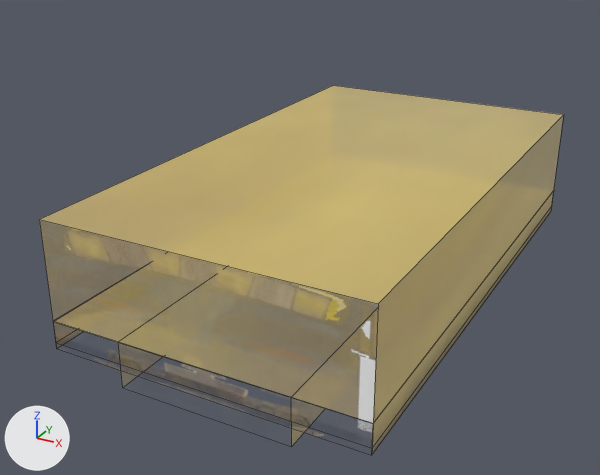
An edit to the FBX model Assets/Geometry/Level_01/Monolitos/Monolito_04_Movil.fbx, drawn before and after from the same camera.
One viewpoint serves both versions: a 50 mm lens placed at (0.0332, -0.044, -0.0397), pointed at (-0.0031, 0.022, -0.0727). Arrows for +X, +Y and +Z are at lower left; the lights stay in place. Both versions are drawn at frame 101 of the action 'Take 001'; the numbers are the values there. Mesh edges are drawn as thin lines.

The scene before the commit, as lines of its bpy script (objects in view):
```python
me_mesh = bpy.data.meshes.new('Mesh')
me_mesh.from_pydata(...)  # 28 vertices, 17 faces; spans x -1.48..1.48, y -7.88..-6.51, z -5.23..0.0
me_mesh.materials.append(mat_lambert5)
ob_columna_movil_01 = bpy.data.objects.new('Columna_Movil_01', me_mesh)
ob_columna_movil_01.location = (0.0, 0.0, 0.0)
ob_columna_movil_01.rotation_euler = (1.571, 0.0, 0.0)  # degrees (90, 0, 0)
ob_columna_movil_01.scale = (0.01, 0.01, 0.01)
```
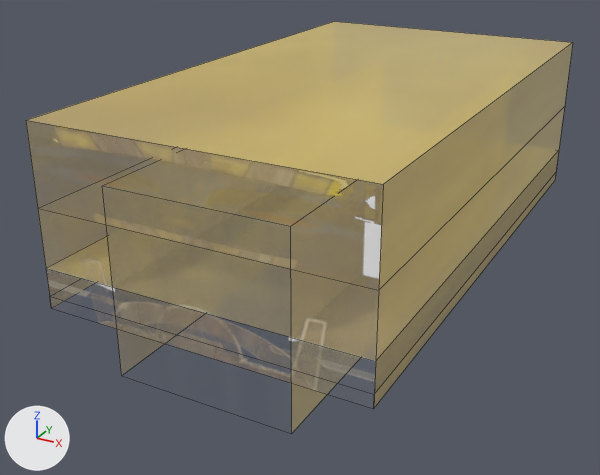
Diff of the bpy script that builds the scene:
```diff
--- a/Assets/Geometry/Level_01/Monolitos/Monolito_04_Movil.fbx.py
+++ b/Assets/Geometry/Level_01/Monolitos/Monolito_04_Movil.fbx.py
@@ me_mesh @@
 # used by ob_columna_movil_01; location = (0.0, 0.0, 0.0); rotation_euler = (1.571, 0.0, 0.0), in degrees (90, 0, 0); scale = (0.01, 0.01, 0.01)
-me_mesh.from_pydata(...)  # 28 vertices, 17 faces; spans x -1.48..1.48, y -7.88..-6.51, z -5.23..0.0
+me_mesh.from_pydata(...)  # 28 vertices, 17 faces; spans x -1.48..1.48, y -7.76..-5.69, z -5.23..0.0
+# me_mesh part 1: the loose piece of 8 vertices spanning x -0.77..0.83, y -7.88..-7.44, z -5.23..0.0 is scaled about its middle by (1, 3.79, 1), then moved by (0.0, 0.73, 0.0)
+# me_mesh part 2: 1 of the vertices in x -1.48, y -7.44, z 0.0 are moved by (0.0, 0.24, 0.0)
+# me_mesh part 3: 1 of the vertices in x 1.48, y -7.44, z 0.0 are moved by (0.0, 0.24, 0.0)
+# me_mesh part 4: 1 of the vertices in x -1.48, y -7.44, z 0.0 are moved by (0.0, 0.5, 0.0)
+# me_mesh part 5: 1 of the vertices in x 1.48, y -7.44, z 0.0 are moved by (0.0, 0.5, 0.0)
+# me_mesh part 6: all 4 vertices in x -1.48..1.48, y -6.51, z -5.23..0.0 are moved by (0.0, 0.82, 0.0)
+# me_mesh part 7: all 4 vertices in x -1.48..1.48, y -7.65, z -5.23..0.0 are moved by (0.0, 1.24, 0.0)
 me_mesh.materials.append(mat_lambert5)
```

What differs and where, as boxes (x1, y1, x2, y2) in the pictures (600 x 475 px; the box of a moved part takes in the faces that stretch with it):
'Columna_Movil_01', reshaped (12% taller)
    before: (39, 85, 563, 454)
    after: (26, 21, 573, 433)
part 1 of me_mesh, moved or reshaped
    before: (118, 267, 378, 446)
    after: (102, 149, 383, 433)
part 2 of me_mesh, moved or reshaped
    before: (53, 263, 150, 348)
    after: (50, 279, 94, 308)
part 3 of me_mesh, moved or reshaped
    before: (104, 193, 553, 454)
    after: (101, 172, 556, 408)
part 4 of me_mesh, moved or reshaped
    before: (55, 262, 151, 320)
    after: (46, 269, 79, 295)
part 5 of me_mesh, moved or reshaped
    before: (53, 224, 528, 424)
    after: (46, 151, 559, 394)
part 6 of me_mesh, moved or reshaped
    before: (39, 85, 563, 304)
    after: (27, 21, 573, 184)
part 7 of me_mesh, moved or reshaped
    before: (39, 116, 563, 453)
    after: (26, 43, 573, 404)
